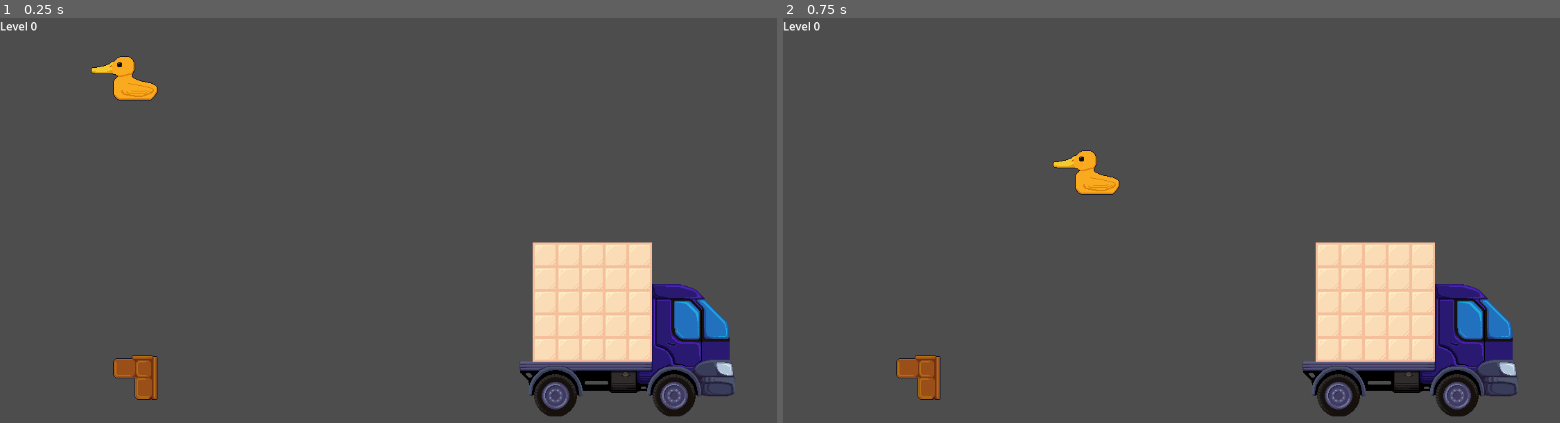
Above: before the commit, frames 1-2 (left to right).
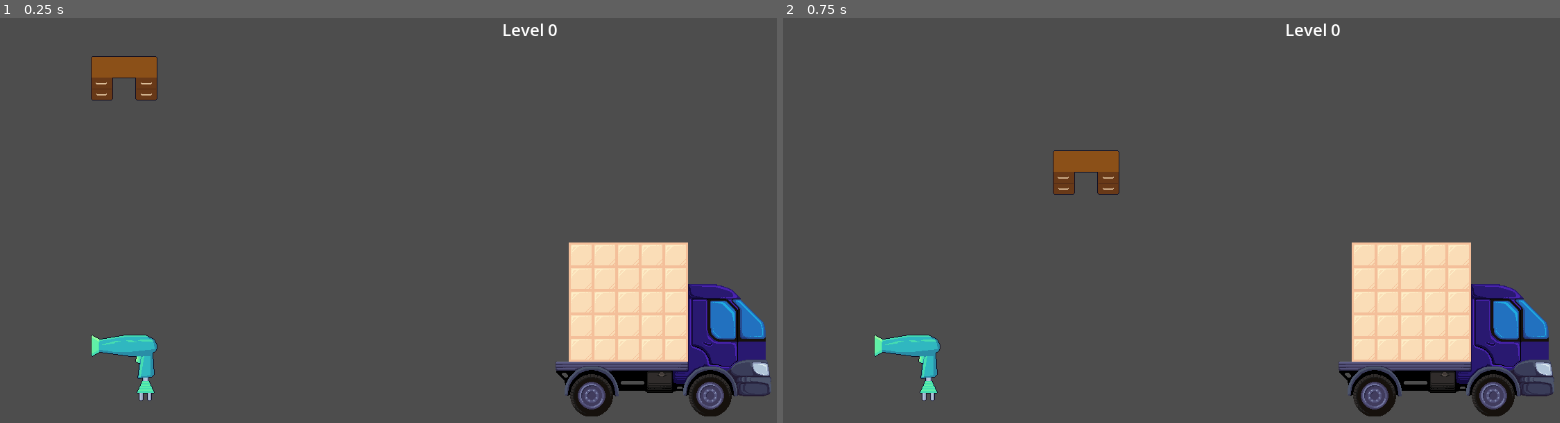
Above: after the commit, the same moments.

Repository: cyber-dream/cargo
Game: Godot game, scene res://scenes/main.tscn
Two runs of this game, one before a commit and one after it. Both use one fixed random seed, a clock stepped at 60 frames per second and the inputs below.
Inputs (mouse positions are in pixels of both pictures, inside the frame that each line leads up to):
- Up to frame 1 (0.25 s): no input
- Up to frame 2 (0.75 s): tap Enter at 0.5 s; drag from (884, 66) to (1420, 350) at 0.52 s

The runs differ from the first frame. In frame 1, 9.0% of the frame differs, in the area x 0-100%, y 0-99%; in frame 2, 9.0%.

Commit message:
scenes

Diff:
--- a/scenes/main.tscn
+++ b/scenes/main.tscn
@@ -8,14 +8,19 @@
 [ext_resource type="PackedScene" uid="uid://dd1w3e8tr7vf3" path="res://scenes/prefabs/figures/bedside_table.tscn" id="6_dp3eg"]
 [ext_resource type="PackedScene" uid="uid://dru5o6himvg30" path="res://scenes/prefabs/figures/box.tscn" id="7_0ld40"]
 [ext_resource type="PackedScene" uid="uid://dwwuvb5o8048j" path="res://scenes/prefabs/figures/clock.tscn" id="8_gqmmt"]
+[ext_resource type="PackedScene" uid="uid://dbn2v4gw3vfu2" path="res://scenes/prefabs/figures/curtain.tscn" id="9_jscy8"]
 [ext_resource type="PackedScene" uid="uid://15axjghqkh7c" path="res://scenes/prefabs/figures/divan.tscn" id="9_yc10j"]
 [ext_resource type="PackedScene" uid="uid://oy6qbba5ukxr" path="res://scenes/prefabs/figures/duck.tscn" id="10_jscy8"]
 [ext_resource type="PackedScene" uid="uid://b5ehgwrgs30xo" path="res://scenes/prefabs/figures/lamp.tscn" id="11_pm3ni"]
+[ext_resource type="PackedScene" uid="uid://bt3qc1r06o2b7" path="res://scenes/prefabs/figures/fen.tscn" id="12_pm3ni"]
 [ext_resource type="PackedScene" uid="uid://d3ojbud1uml7p" path="res://scenes/prefabs/figures/plane.tscn" id="12_y6deb"]
 [ext_resource type="PackedScene" uid="uid://p66kuk1wv63g" path="res://scenes/prefabs/figures/shelf_for_tv.tscn" id="13_og1vs"]
+[ext_resource type="PackedScene" uid="uid://clgcy1ddqc6ra" path="res://scenes/prefabs/figures/gan.tscn" id="13_y6deb"]
 [ext_resource type="PackedScene" uid="uid://c3yyenjtmxjvi" path="res://scenes/prefabs/figures/table.tscn" id="14_2wyq8"]
+[ext_resource type="PackedScene" uid="uid://cuvl18cl1rkqd" path="res://scenes/prefabs/figures/jiraf.tscn" id="14_og1vs"]
 [ext_resource type="PackedScene" uid="uid://dcyfevttu8bqn" path="res://scenes/prefabs/figures/wardrobe.tscn" id="15_vxglm"]
 [ext_resource type="PackedScene" uid="uid://dtv76dnlal66w" path="res://scenes/prefabs/figures/watuerout.tscn" id="16_2f3dj"]
+[ext_resource type="PackedScene" uid="uid://byexl5n15mrkb" path="res://scenes/prefabs/figures/phone.tscn" id="16_2wyq8"]
 
 [sub_resource type="Resource" id="Resource_sugp2"]
 script = ExtResource("2_0wfyh")
@@ -23,15 +28,36 @@
 truck_size = Vector2i(5, 5)
 metadata/_custom_type_script = "uid://c65vyajnksfg8"
 
+[sub_resource type="Resource" id="Resource_yc10j"]
+script = ExtResource("2_0wfyh")
+max_difficulty = 1
+truck_size = Vector2i(5, 10)
+metadata/_custom_type_script = "uid://c65vyajnksfg8"
+
+[sub_resource type="Resource" id="Resource_jscy8"]
+script = ExtResource("2_0wfyh")
+max_difficulty = 2
+truck_size = Vector2i(15, 8)
+metadata/_custom_type_script = "uid://c65vyajnksfg8"
+
+[sub_resource type="LabelSettings" id="LabelSettings_yc10j"]
+font_size = 24
+
+[sub_resource type="RectangleShape2D" id="RectangleShape2D_yc10j"]
+size = Vector2(661, 548)
+
+[sub_resource type="RectangleShape2D" id="RectangleShape2D_jscy8"]
+size = Vector2(483, 650)
+
 [node name="Main" type="Node2D"]
 
-[node name="Gameplay" type="Node2D" parent="." node_paths=PackedStringArray("level_title", "truck", "palletes", "figures_node")]
+[node name="Gameplay" type="Node2D" parent="." node_paths=PackedStringArray("level_title", "truck", "palletes", "figures_node", "pallete_counter", "cargo_counter")]
 script = ExtResource("1_o5qli")
-levels = Array[ExtResource("2_0wfyh")]([SubResource("Resource_sugp2")])
+levels = Array[ExtResource("2_0wfyh")]([SubResource("Resource_sugp2"), SubResource("Resource_yc10j"), SubResource("Resource_jscy8")])
 truck_prefab = ExtResource("3_sugp2")
 level_title = NodePath("Label")
 truck = NodePath("Truck")
-figure_prefabs = Array[PackedScene]([ExtResource("4_jbj1t"), …(72 unchanged characters)…  ExtResource("8_gqmmt"), ExtResource("9_yc10j"), ExtResource("10_jscy8"), ExtResource("11_pm3ni"), ExtResource("12_y6deb"), ExtResource …(89 unchanged characters)…
+figure_prefabs = Array[PackedScene]([ExtResource("4_jbj1t"), …(72 unchanged characters)…  ExtResource("8_gqmmt"), ExtResource("9_jscy8"), ExtResource("9_yc10j"), ExtResource("10_jscy8"), ExtResource("12_pm3ni"), ExtResource("13_y6deb"), ExtResource("14_og1vs"), ExtResource("11_pm3ni"), ExtResource("16_2wyq8"), ExtResource("12_y6deb"), ExtResource …(89 unchanged characters)…
 figures = {
 0: [],
 1: [],
@@ -39,10 +65,18 @@
 }
 palletes = [NodePath("Pallete1"), NodePath("Pallete2"), NodePath("Pallete3")]
 figures_node = NodePath("Figures")
+pallete_counter = NodePath("PalleteCounterArea")
+cargo_counter = NodePath("CargoCounterArea")
 
 [node name="Label" type="Label" parent="Gameplay"]
-offset_right = 40.0
-offset_bottom = 23.0
+anchors_preset = 1
+anchor_left = 1.0
+anchor_right = 1.0
+offset_left = 724.0
+offset_right = 953.0
+offset_bottom = 60.0
+grow_horizontal = 0
+label_settings = SubResource("LabelSettings_yc10j")
 
 [node name="Pallete1" type="Node2D" parent="Gameplay"]
 position = Vector2(179, 87)
@@ -54,6 +88,18 @@
 position = Vector2(179, 505)
 
 [node name="Truck" parent="Gameplay" instance=ExtResource("3_sugp2")]
-position = Vector2(973, 576)
+position = Vector2(1024.91, 576)
 
 [node name="Figures" type="Node2D" parent="Gameplay"]
+
+[node name="PalleteCounterArea" type="Area2D" parent="Gameplay"]
+
+[node name="CollisionShape2D" type="CollisionShape2D" parent="Gameplay/PalleteCounterArea"]
+position = Vector2(824.5, 378)
+shape = SubResource("RectangleShape2D_yc10j")
+
+[node name="CargoCounterArea" type="Area2D" parent="Gameplay"]
+
+[node name="CollisionShape2D2" type="CollisionShape2D" parent="Gameplay/CargoCounterArea"]
+position = Vector2(240.5, 323)
+shape = SubResource("RectangleShape2D_jscy8")
--- a/scenes/prefabs/figures/armchair.tscn
+++ b/scenes/prefabs/figures/armchair.tscn
@@ -8,6 +8,7 @@
 
 [node name="Node2D" type="Node2D" node_paths=PackedStringArray("area_2d")]
 script = ExtResource("1_jmba1")
+difficulty = 1
 area_2d = NodePath("Area2D")
 
 [node name="Sprite2D" type="Sprite2D" parent="."]
--- a/scenes/prefabs/figures/bed.tscn
+++ b/scenes/prefabs/figures/bed.tscn
@@ -1,15 +1,18 @@
-[gd_scene load_steps=3 format=3 uid="uid://dshuf0b8fvxkx"]
+[gd_scene load_steps=4 format=3 uid="uid://dshuf0b8fvxkx"]
 
 [ext_resource type="Script" uid="uid://co27a7t3rh53w" path="res://scripts/figure.gd" id="1_2ftjd"]
+[ext_resource type="Texture2D" uid="uid://g1iqnx6w45xs" path="res://sprites/figures/bed.png" id="2_2ftjd"]
 
 [sub_resource type="RectangleShape2D" id="RectangleShape2D_uggre"]
 size = Vector2(32, 32)
 
 [node name="Node2D" type="Node2D" node_paths=PackedStringArray("area_2d")]
 script = ExtResource("1_2ftjd")
+difficulty = 1
 area_2d = NodePath("Area2D")
 
 [node name="Sprite2D" type="Sprite2D" parent="."]
+texture = ExtResource("2_2ftjd")
 offset = Vector2(16, 14)
 
 [node name="Area2D" type="Area2D" parent="."]
--- a/scenes/prefabs/figures/box.tscn
+++ b/scenes/prefabs/figures/box.tscn
@@ -8,6 +8,7 @@
 
 [node name="Node2D" type="Node2D" node_paths=PackedStringArray("area_2d")]
 script = ExtResource("1_rwcc8")
+difficulty = 2
 area_2d = NodePath("Area2D")
 
 [node name="Sprite2D" type="Sprite2D" parent="."]
--- a/scenes/prefabs/figures/curtain.tscn
+++ b/scenes/prefabs/figures/curtain.tscn
@@ -1,35 +1,41 @@
 [gd_scene load_steps=4 format=3 uid="uid://dbn2v4gw3vfu2"]
 
 [ext_resource type="Script" uid="uid://co27a7t3rh53w" path="res://scripts/figure.gd" id="1_ro6lu"]
-[ext_resource type="Texture2D" uid="uid://hx6iiqk7e40w" path="res://sprites/figures/watuerout.png" id="2_ul5xr"]
+[ext_resource type="Texture2D" uid="uid://dkawr7afssm1b" path="res://sprites/figures/curtain.png" id="2_ro6lu"]
 
 [sub_resource type="RectangleShape2D" id="RectangleShape2D_uggre"]
 size = Vector2(32, 32)
 
 [node name="Node2D" type="Node2D" node_paths=PackedStringArray("area_2d")]
 script = ExtResource("1_ro6lu")
+difficulty = 2
 area_2d = NodePath("Area2D")
 
 [node name="Sprite2D" type="Sprite2D" parent="."]
-texture = ExtResource("2_ul5xr")
+texture = ExtResource("2_ro6lu")
 
 [node name="Area2D" type="Area2D" parent="."]
 
 [node name="CollisionShape2D" type="CollisionShape2D" parent="Area2D"]
-position = Vector2(-32, -32)
+position = Vector2(-64, -16)
 shape = SubResource("RectangleShape2D_uggre")
 
 [node name="CollisionShape2D4" type="CollisionShape2D" parent="Area2D"]
-position = Vector2(32, -32)
+position = Vector2(0, -16)
 shape = SubResource("RectangleShape2D_uggre")
 
 [node name="CollisionShape2D2" type="CollisionShape2D" parent="Area2D"]
-position = Vector2(0, -32)
+position = Vector2(-32, -16)
 shape = SubResource("RectangleShape2D_uggre")
 
 [node name="CollisionShape2D3" type="CollisionShape2D" parent="Area2D"]
+position = Vector2(32, -16)
 shape = SubResource("RectangleShape2D_uggre")
 
 [node name="CollisionShape2D5" type="CollisionShape2D" parent="Area2D"]
-position = Vector2(0, 32)
+position = Vector2(32, 16)
 shape = SubResource("RectangleShape2D_uggre")
+
+[node name="CollisionShape2D6" type="CollisionShape2D" parent="Area2D"]
+position = Vector2(64, 16)
+shape = SubResource("RectangleShape2D_uggre")
--- a/scenes/prefabs/figures/duck.tscn
+++ b/scenes/prefabs/figures/duck.tscn
@@ -8,6 +8,7 @@
 
 [node name="Node2D" type="Node2D" node_paths=PackedStringArray("area_2d")]
 script = ExtResource("1_qkvbn")
+difficulty = 1
 area_2d = NodePath("Area2D")
 
 [node name="Sprite2D" type="Sprite2D" parent="."]
--- a/scenes/prefabs/figures/fen.tscn
+++ b/scenes/prefabs/figures/fen.tscn
@@ -1,17 +1,18 @@
 [gd_scene load_steps=4 format=3 uid="uid://bt3qc1r06o2b7"]
 
 [ext_resource type="Script" uid="uid://co27a7t3rh53w" path="res://scripts/figure.gd" id="1_y7ciy"]
-[ext_resource type="Texture2D" uid="uid://hx6iiqk7e40w" path="res://sprites/figures/watuerout.png" id="2_gcokg"]
+[ext_resource type="Texture2D" uid="uid://ck5rbdewugvv8" path="res://sprites/figures/fen.png" id="2_y7ciy"]
 
 [sub_resource type="RectangleShape2D" id="RectangleShape2D_uggre"]
 size = Vector2(32, 32)
 
 [node name="Node2D" type="Node2D" node_paths=PackedStringArray("area_2d")]
 script = ExtResource("1_y7ciy")
+difficulty = 2
 area_2d = NodePath("Area2D")
 
 [node name="Sprite2D" type="Sprite2D" parent="."]
-texture = ExtResource("2_gcokg")
+texture = ExtResource("2_y7ciy")
 
 [node name="Area2D" type="Area2D" parent="."]
 
@@ -28,8 +29,9 @@
 shape = SubResource("RectangleShape2D_uggre")
 
 [node name="CollisionShape2D3" type="CollisionShape2D" parent="Area2D"]
+position = Vector2(32, 0)
 shape = SubResource("RectangleShape2D_uggre")
 
 [node name="CollisionShape2D5" type="CollisionShape2D" parent="Area2D"]
-position = Vector2(0, 32)
+position = Vector2(32, 32)
 shape = SubResource("RectangleShape2D_uggre")
--- a/scenes/prefabs/figures/gan.tscn
+++ b/scenes/prefabs/figures/gan.tscn
@@ -1,35 +1,37 @@
 [gd_scene load_steps=4 format=3 uid="uid://clgcy1ddqc6ra"]
 
 [ext_resource type="Script" uid="uid://co27a7t3rh53w" path="res://scripts/figure.gd" id="1_5iq0l"]
-[ext_resource type="Texture2D" uid="uid://hx6iiqk7e40w" path="res://sprites/figures/watuerout.png" id="2_fg0cp"]
+[ext_resource type="Texture2D" uid="uid://djahseaxxtrij" path="res://sprites/figures/gan.png" id="2_5iq0l"]
 
 [sub_resource type="RectangleShape2D" id="RectangleShape2D_uggre"]
 size = Vector2(32, 32)
 
 [node name="Node2D" type="Node2D" node_paths=PackedStringArray("area_2d")]
 script = ExtResource("1_5iq0l")
+difficulty = 2
 area_2d = NodePath("Area2D")
 
 [node name="Sprite2D" type="Sprite2D" parent="."]
-texture = ExtResource("2_fg0cp")
+texture = ExtResource("2_5iq0l")
 
 [node name="Area2D" type="Area2D" parent="."]
 
 [node name="CollisionShape2D" type="CollisionShape2D" parent="Area2D"]
-position = Vector2(-32, -32)
+position = Vector2(-32, -16)
 shape = SubResource("RectangleShape2D_uggre")
 
 [node name="CollisionShape2D4" type="CollisionShape2D" parent="Area2D"]
-position = Vector2(32, -32)
+position = Vector2(32, -16)
 shape = SubResource("RectangleShape2D_uggre")
 
 [node name="CollisionShape2D2" type="CollisionShape2D" parent="Area2D"]
-position = Vector2(0, -32)
+position = Vector2(0, -16)
 shape = SubResource("RectangleShape2D_uggre")
 
 [node name="CollisionShape2D3" type="CollisionShape2D" parent="Area2D"]
+position = Vector2(0, 16)
 shape = SubResource("RectangleShape2D_uggre")
 
 [node name="CollisionShape2D5" type="CollisionShape2D" parent="Area2D"]
-position = Vector2(0, 32)
+position = Vector2(32, 16)
 shape = SubResource("RectangleShape2D_uggre")
--- a/scenes/prefabs/figures/jiraf.tscn
+++ b/scenes/prefabs/figures/jiraf.tscn
@@ -1,35 +1,37 @@
 [gd_scene load_steps=4 format=3 uid="uid://cuvl18cl1rkqd"]
 
 [ext_resource type="Script" uid="uid://co27a7t3rh53w" path="res://scripts/figure.gd" id="1_u825x"]
-[ext_resource type="Texture2D" uid="uid://hx6iiqk7e40w" path="res://sprites/figures/watuerout.png" id="2_l265r"]
+[ext_resource type="Texture2D" uid="uid://nsrjg26m77cd" path="res://sprites/figures/jiraf.png" id="2_u825x"]
 
 [sub_resource type="RectangleShape2D" id="RectangleShape2D_uggre"]
 size = Vector2(32, 32)
 
 [node name="Node2D" type="Node2D" node_paths=PackedStringArray("area_2d")]
 script = ExtResource("1_u825x")
+difficulty = 2
 area_2d = NodePath("Area2D")
 
 [node name="Sprite2D" type="Sprite2D" parent="."]
-texture = ExtResource("2_l265r")
+texture = ExtResource("2_u825x")
 
 [node name="Area2D" type="Area2D" parent="."]
 
 [node name="CollisionShape2D" type="CollisionShape2D" parent="Area2D"]
-position = Vector2(-32, -32)
+position = Vector2(-48, -16)
 shape = SubResource("RectangleShape2D_uggre")
 
 [node name="CollisionShape2D4" type="CollisionShape2D" parent="Area2D"]
-position = Vector2(32, -32)
+position = Vector2(16, -16)
 shape = SubResource("RectangleShape2D_uggre")
 
 [node name="CollisionShape2D2" type="CollisionShape2D" parent="Area2D"]
-position = Vector2(0, -32)
+position = Vector2(-16, -16)
 shape = SubResource("RectangleShape2D_uggre")
 
 [node name="CollisionShape2D3" type="CollisionShape2D" parent="Area2D"]
+position = Vector2(48, -16)
 shape = SubResource("RectangleShape2D_uggre")
 
 [node name="CollisionShape2D5" type="CollisionShape2D" parent="Area2D"]
-position = Vector2(0, 32)
+position = Vector2(48, 16)
 shape = SubResource("RectangleShape2D_uggre")
--- a/scenes/prefabs/figures/phone.tscn
+++ b/scenes/prefabs/figures/phone.tscn
@@ -1,35 +1,37 @@
 [gd_scene load_steps=4 format=3 uid="uid://byexl5n15mrkb"]
 
 [ext_resource type="Script" uid="uid://co27a7t3rh53w" path="res://scripts/figure.gd" id="1_uheks"]
-[ext_resource type="Texture2D" uid="uid://hx6iiqk7e40w" path="res://sprites/figures/watuerout.png" id="2_o4viq"]
+[ext_resource type="Texture2D" uid="uid://c50c3s8dye0cg" path="res://sprites/figures/phone.png" id="2_uheks"]
 
 [sub_resource type="RectangleShape2D" id="RectangleShape2D_uggre"]
 size = Vector2(32, 32)
 
 [node name="Node2D" type="Node2D" node_paths=PackedStringArray("area_2d")]
 script = ExtResource("1_uheks")
+difficulty = 2
 area_2d = NodePath("Area2D")
 
 [node name="Sprite2D" type="Sprite2D" parent="."]
-texture = ExtResource("2_o4viq")
+texture = ExtResource("2_uheks")
 
 [node name="Area2D" type="Area2D" parent="."]
 
 [node name="CollisionShape2D" type="CollisionShape2D" parent="Area2D"]
-position = Vector2(-32, -32)
+position = Vector2(-49, -16)
 shape = SubResource("RectangleShape2D_uggre")
 
 [node name="CollisionShape2D4" type="CollisionShape2D" parent="Area2D"]
-position = Vector2(32, -32)
+position = Vector2(47, -16)
 shape = SubResource("RectangleShape2D_uggre")
 
 [node name="CollisionShape2D2" type="CollisionShape2D" parent="Area2D"]
-position = Vector2(0, -32)
+position = Vector2(15, -16)
 shape = SubResource("RectangleShape2D_uggre")
 
 [node name="CollisionShape2D3" type="CollisionShape2D" parent="Area2D"]
+position = Vector2(-17, -16)
 shape = SubResource("RectangleShape2D_uggre")
 
 [node name="CollisionShape2D5" type="CollisionShape2D" parent="Area2D"]
-position = Vector2(0, 32)
+position = Vector2(-49, 16)
 shape = SubResource("RectangleShape2D_uggre")
--- a/scenes/prefabs/figures/plane.tscn
+++ b/scenes/prefabs/figures/plane.tscn
@@ -8,6 +8,7 @@
 
 [node name="Node2D" type="Node2D" node_paths=PackedStringArray("area_2d")]
 script = ExtResource("1_xavib")
+difficulty = 1
 area_2d = NodePath("Area2D")
 
 [node name="Sprite2D" type="Sprite2D" parent="."]
--- a/scenes/prefabs/figures/shelf_for_tv.tscn
+++ b/scenes/prefabs/figures/shelf_for_tv.tscn
@@ -8,6 +8,7 @@
 
 [node name="Node2D" type="Node2D" node_paths=PackedStringArray("area_2d")]
 script = ExtResource("1_khbc2")
+difficulty = 1
 area_2d = NodePath("Area2D")
 
 [node name="Sprite2D" type="Sprite2D" parent="."]
--- a/scenes/prefabs/figures/table.tscn
+++ b/scenes/prefabs/figures/table.tscn
@@ -8,6 +8,7 @@
 
 [node name="Node2D" type="Node2D" node_paths=PackedStringArray("area_2d")]
 script = ExtResource("1_u1x0m")
+difficulty = 2
 area_2d = NodePath("Area2D")
 
 [node name="Sprite2D" type="Sprite2D" parent="."]
--- a/scenes/prefabs/figures/wardrobe.tscn
+++ b/scenes/prefabs/figures/wardrobe.tscn
@@ -8,6 +8,7 @@
 
 [node name="Node2D" type="Node2D" node_paths=PackedStringArray("area_2d")]
 script = ExtResource("1_flnhv")
+difficulty = 1
 area_2d = NodePath("Area2D")
 
 [node name="Sprite2D" type="Sprite2D" parent="."]
--- a/scenes/prefabs/figures/watuerout.tscn
+++ b/scenes/prefabs/figures/watuerout.tscn
@@ -8,6 +8,7 @@
 
 [node name="Node2D" type="Node2D" node_paths=PackedStringArray("area_2d")]
 script = ExtResource("1_hfr62")
+difficulty = 2
 area_2d = NodePath("Area2D")
 
 [node name="Sprite2D" type="Sprite2D" parent="."]
--- a/scenes/truck.tscn
+++ b/scenes/truck.tscn
@@ -47,4 +47,5 @@
 [node name="Field" type="Node2D" parent="."]
 position = Vector2(-51, -98)
 script = ExtResource("6_1n0o7")
+size = Vector2i(5, 5)
 field_cell_prefab = ExtResource("7_m2ugu")
Not shown: 1 places in scenes/main.tscn that only renumber resources
